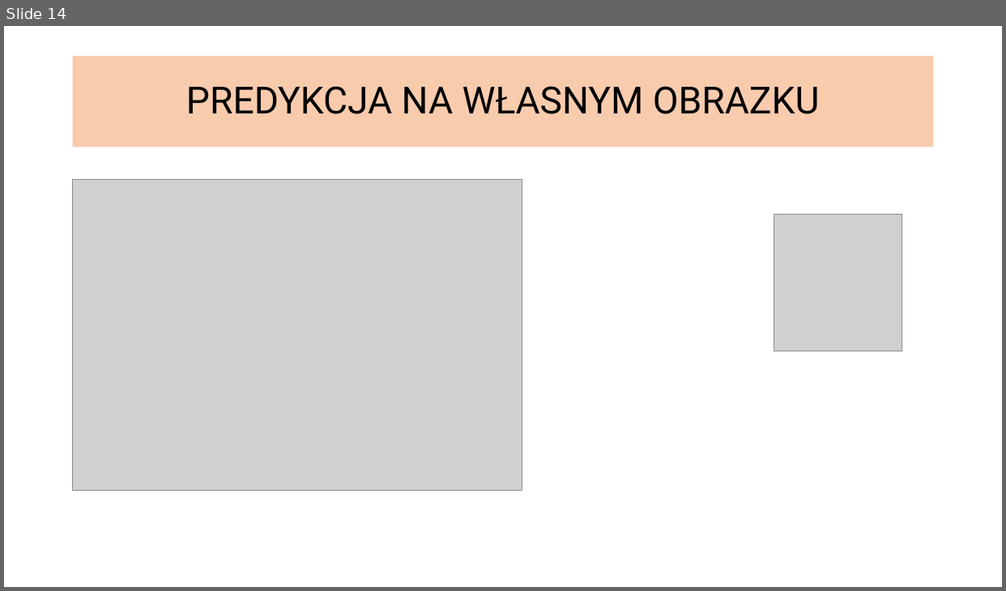
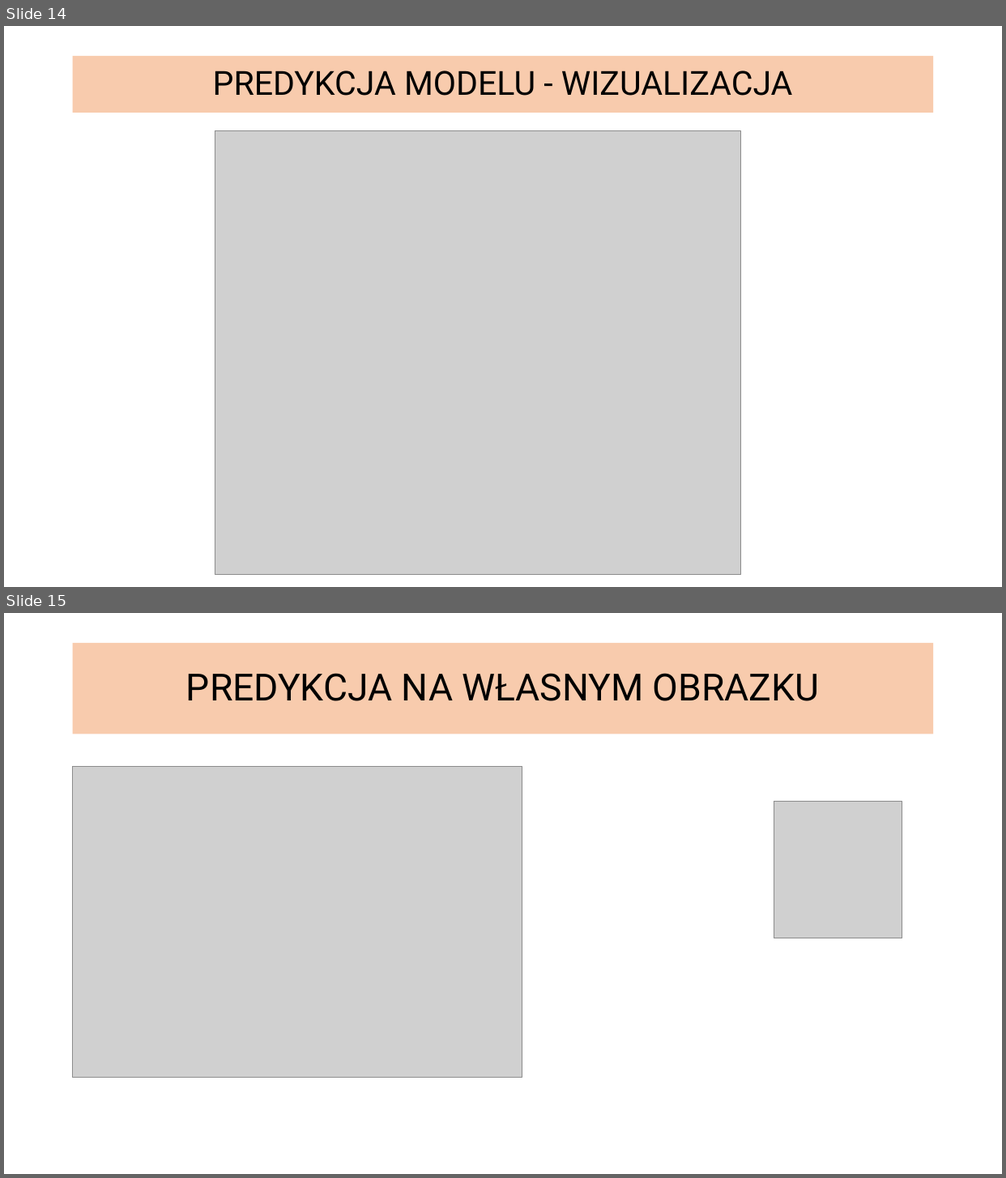
Before and after one commit to infoshareacademy/jdszr7-code-breakers, a slide deck: projekt_dl/SIGN LANGAUGE MNIST.pptx. Shown one above the other, each under a label of ours: slide 14 before the commit, slides 14 and 15 after it. The pictures are 1006x591 and 1006x1178 pixels, drawn with LibreOffice and Linux fonts; fonts in the diff are those of the drawing; grey boxes stand for pictures. Boxes give left, top, right and bottom in pixels: in the first picture for what was removed or moved away, otherwise in the second. Text is boxed around its words. In the diff, an @@ line names an element or a change of style, - is before the commit and + after.

Commit message:
dodana wizualizacja predykcji na danych testowych

```diff
--- a/projekt_dl/SIGN LANGAUGE MNIST.pptx
+++ b/projekt_dl/SIGN LANGAUGE MNIST.pptx
@@ slide 14 added at box(4, 26, 1002, 587), background #FFFFFF @@
@@ title added at box(73, 56, 934, 113), fill #F8CBAD, 32 pt, text #000000 @@
+PREDYKCJA MODELU - WIZUALIZACJA
@@ picture added at box(215, 131, 740, 574) @@
@@ what was slide 14 is now slide 15 @@
```
Also in this commit, not shown: 4 slides changed, 1 other file.
